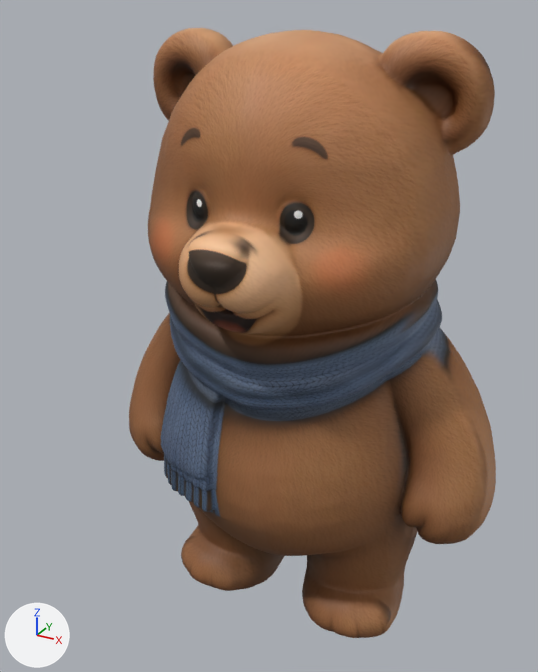
One commit to the glTF model apps/client/public/assets/characters/biscuit.glb: the scene before it, then after it.
The view is the same before and after, from a 50 mm lens placed at (0.514, -1.041, 1.027), pointed at (-0.045, -0.024, 0.519). The axes (+X, +Y, +Z) are drawn at lower left. The lights are the same throughout. The first picture is the older version. Vertices at exactly the same position are counted once.
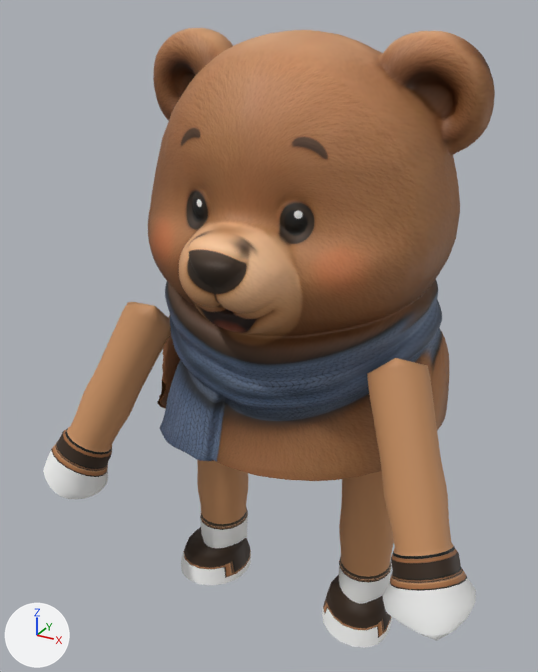
Boxes [x1, y1, x2, y2] around the edits, measured in the pictures (538 x 672 px; the box of a moved part takes in the faces that stretch with it):
'Mesh_0', reshaped (23% wider)
    before: [129, 28, 496, 638]
    after: [43, 28, 495, 648]
part 1 of me_mesh_0, added (brown)
    after: [43, 302, 171, 499]
part 2 of me_mesh_0, added (orange)
    after: [367, 358, 476, 640]
part 3 of me_mesh_0, added (brown)
    after: [197, 459, 248, 548]
part 4 of me_mesh_0, added (brown)
    after: [339, 471, 394, 604]
part 5 of me_mesh_0, added
    after: [181, 527, 251, 585]
part 6 of me_mesh_0, added
    after: [322, 575, 393, 648]
part 7 of me_mesh_0, moved or reshaped
    before: [129, 312, 496, 638]
    after: [157, 315, 449, 481]

The change in detail:
me_mesh_0 is used by ob_mesh_0; location (0.0, 0.0, 0.0).
me_mesh_0 had 25002 vertices, 50000 faces and spanned x -0.35..0.35, y -0.288..0.288, z 0.0..1.0.
me_mesh_0 now has 27270 vertices, 54320 faces and spans x -0.35..0.383, y -0.288..0.262, z 0.001..1.0.
me_mesh_0 part 1: a new loose piece of 450 vertices spanning x -0.35..-0.176, y -0.285..-0.084, z 0.23..0.581, in mat_biscuit_hi_mat.
me_mesh_0 part 2: a new loose piece of 450 vertices spanning x 0.176..0.383, y -0.285..-0.084, z 0.23..0.581, in mat_biscuit_hi_mat.
me_mesh_0 part 3: a new loose piece of 414 vertices spanning x -0.2..-0.1, y -0.069..0.033, z 0.055..0.345, in mat_biscuit_hi_mat.
me_mesh_0 part 4: a new loose piece of 414 vertices spanning x 0.1..0.2, y -0.069..0.033, z 0.055..0.345, in mat_biscuit_hi_mat.
me_mesh_0 part 5: a new loose piece of 270 vertices spanning x -0.216..-0.086, y -0.117..0.029, z 0.001..0.068, in mat_biscuit_hi_mat.
me_mesh_0 part 6: a new loose piece of 270 vertices spanning x 0.086..0.216, y -0.117..0.029, z 0.001..0.068, in mat_biscuit_hi_mat.
me_mesh_0 part 7: 11 vertices moved within x -0.245..0.224, y -0.21..0.135, z 0.389..0.556; 11219 vertices removed from x -0.35..0.35, y -0.216..0.288, z 0.0..0.557; 11219 vertices added at x -0.244..0.238, y -0.216..0.262, z 0.315..0.557.
